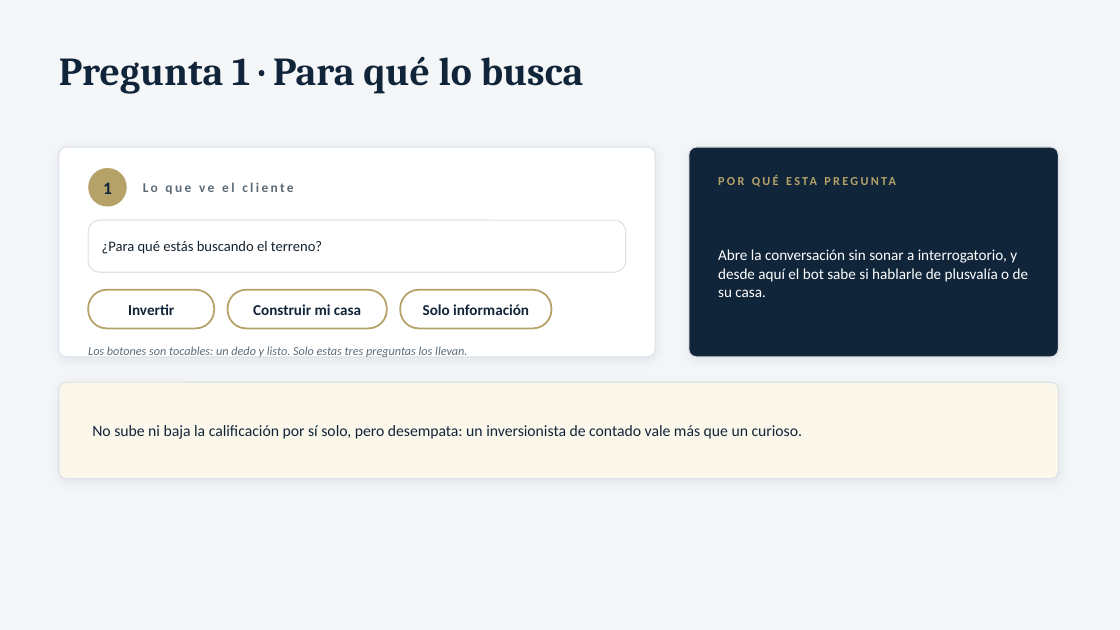
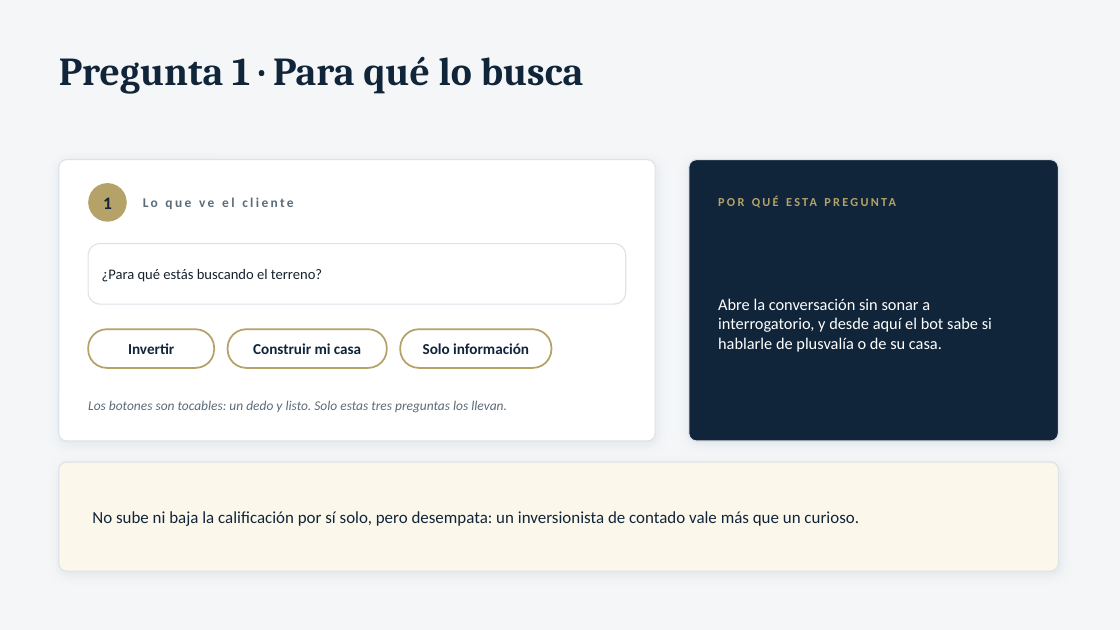
Before and after one commit to jjalwaysinnovating-star/Maderas, a slide deck: slide 8 of presentacion/sistema-ciudad-maderas.pptx. Drawn at 1120x630 pixels with LibreOffice and Linux fonts; fonts in the diff are those of the drawing. Boxes give left, top, right and bottom in pixels: in the first picture for what was removed or moved away, otherwise in the second. Text is boxed around its words. In the diff, an @@ line names an element or a change of style, - is before the commit and + after.

```diff
--- a/presentacion/sistema-ciudad-maderas.pptx
+++ b/presentacion/sistema-ciudad-maderas.pptx
@@ rounded rectangle: place and size @@
-rounded rectangle at (59,147,655,357)
+rounded rectangle at (59,160,655,441)
@@ rounded rectangle: place and size @@
-rounded rectangle at (689,147,1059,357)
+rounded rectangle at (689,160,1059,441)
@@ 2 texts, 1 ellipse: place and size @@
-2 texts, 1 ellipse at (88,168,293,207)
+2 texts, 1 ellipse at (88,183,293,222)
@@ text "POR QUÉ ESTA PREGUNTA": place and size @@
-text "POR QUÉ ESTA PREGUNTA" at (718,168,1029,193)
+text "POR QUÉ ESTA PREGUNTA" at (718,189,1029,214)
@@ text "Abre la conversación sin sonar ...": place and size @@
-text "Abre la conversación sin sonar ..." at (718,249,1028,297)
+text "Abre la conversación sin sonar ..." at (718,298,992,352)
@@ text "Abre la conversación sin sonar ..." at (718,298,992,352): size 13 to 14 pt @@
@@ rounded rectangle: place and size @@
-rounded rectangle at (88,220,626,272)
+rounded rectangle at (88,244,626,304)
@@ text "¿Para qué estás buscando el ...": place and size @@
-text "¿Para qué estás buscando el ..." at (102,241,322,254)
+text "¿Para qué estás buscando el ..." at (102,269,322,282)
@@ 3 texts, 3 rounded rectangles: place and size @@
-3 texts, 3 rounded rectangles at (88,290,551,329)
+3 texts, 3 rounded rectangles at (88,329,551,368)
@@ text "Los botones son tocables: un ...": place and size @@
-text "Los botones son tocables: un ..." at (88,346,467,357)
+text "Los botones son tocables: un ..." at (88,400,507,413)
@@ text "Los botones son tocables: un ..." at (88,400,507,413): size 10.5 to 11.5 pt @@
@@ proportions changed in 4 elements at (88,244,626,304), (59,160,655,441), (689,160,1059,441), (59,462,1059,571) @@
@@ rounded rectangle: place and size @@
-rounded rectangle at (59,382,1059,479)
+rounded rectangle at (59,462,1059,571)
@@ text "No sube ni baja la ...": place and size @@
-text "No sube ni baja la ..." at (92,425,803,439)
+text "No sube ni baja la ..." at (92,511,859,526)
@@ text "No sube ni baja la ..." at (92,511,859,526): size 13.5 to 14.5 pt @@
```
Also in this commit, not shown: 14 other slides changed, 3 other files.
